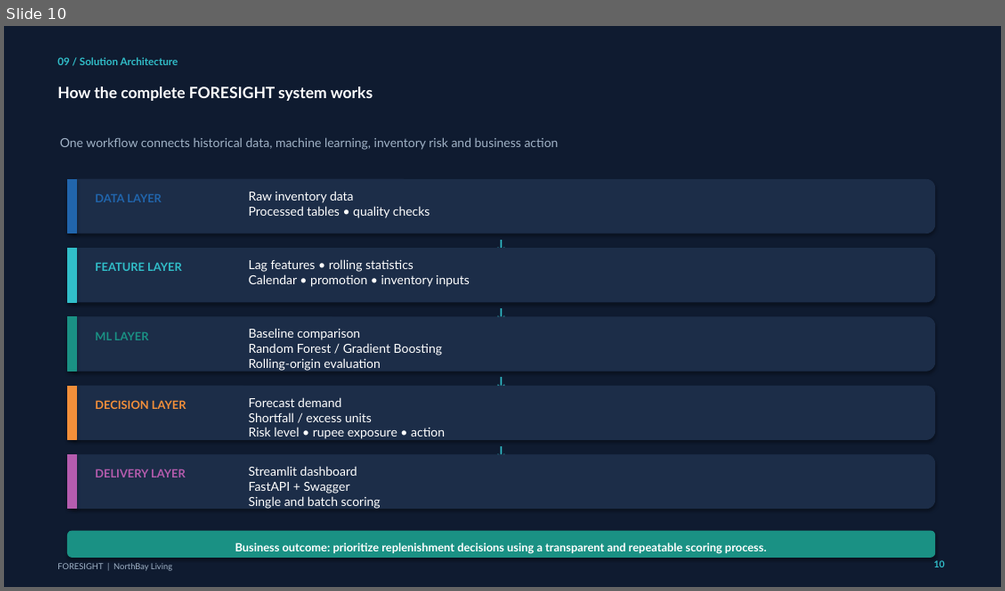
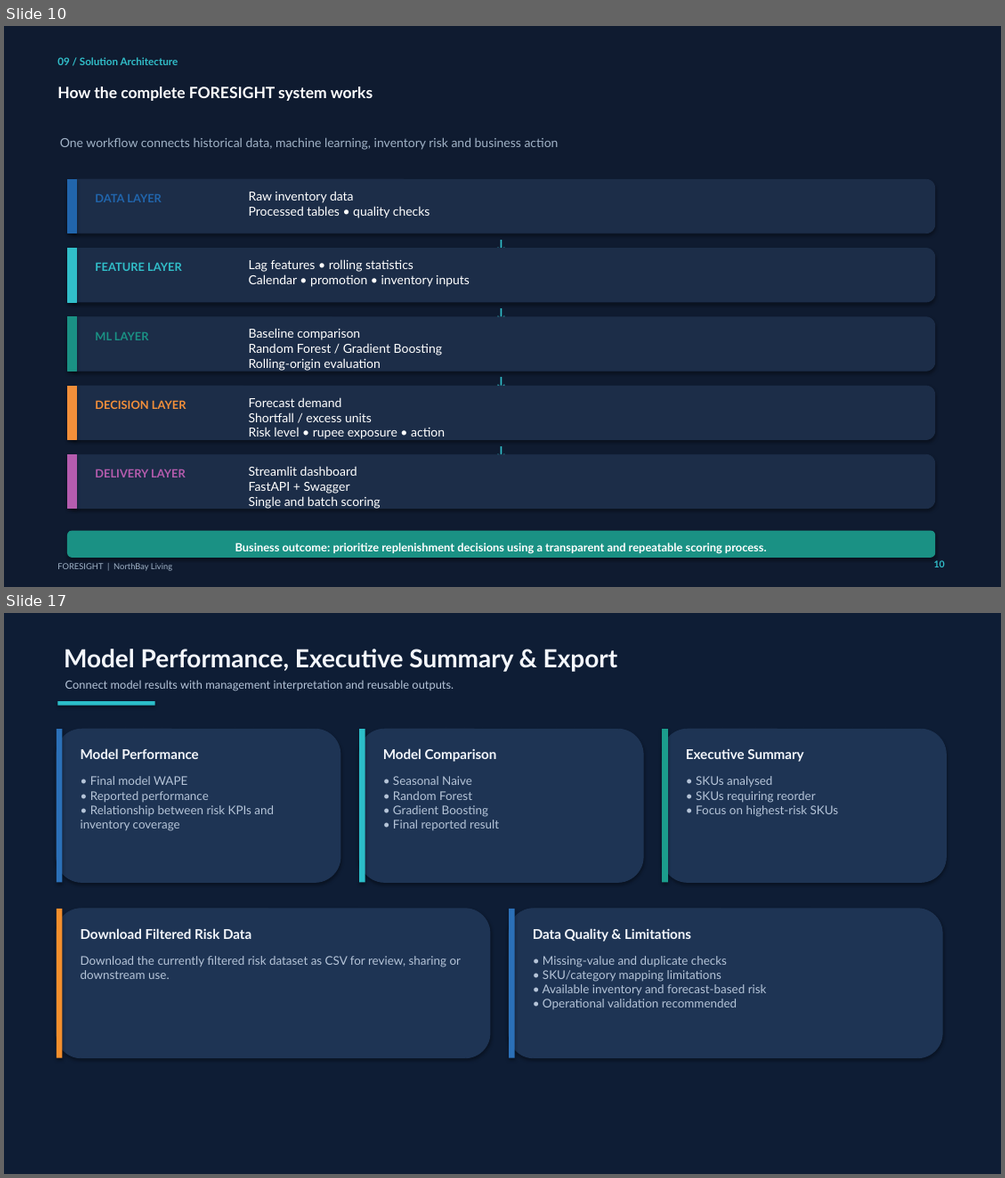
Before and after one commit to Abhi7012000/FORESIGHT, a slide deck: reports/FORESIGHT_REPORT.pptx. Shown one above the other, each under a label of ours: slide 10 before the commit, slides 10 and 17 after it; the slides between them are not shown. The pictures are 1005x591 and 1005x1178 pixels, drawn with LibreOffice and Linux fonts; fonts in the diff are those of the drawing. Boxes give left, top, right and bottom in pixels: in the first picture for what was removed or moved away, otherwise in the second. Text is boxed around its words. In the diff, an @@ line names an element or a change of style, - is before the commit and + after.

Commit message:
Update FORESIGHT report with dashboard upload capability

```diff
--- a/reports/FORESIGHT_REPORT.pptx
+++ b/reports/FORESIGHT_REPORT.pptx
@@ slide 17 added at <box>4,613,1001,1174</box>, background #0E1D35 @@
@@ text added at <box>64,649,618,672</box>, 24 pt, text #F4F7FC, bold @@
+Model Performance, Executive Summary & Export
@@ text added at <box>65,680,453,691</box>, 11 pt, text #B5C4D8 @@
+Connect model results with management interpretation and reusable outputs.
@@ rectangle added at <box>57,701,155,706</box>, fill #2CBEC9 @@
@@ rounded rectangle added at <box>57,729,340,882</box>, fill #1E3454, outline #1E3454 0.75 pt @@
@@ rectangle added at <box>57,729,63,882</box>, fill #2B70B8 @@
@@ rounded rectangle added at <box>359,729,643,882</box>, fill #1E3454, outline #1E3454 0.75 pt @@
@@ rectangle added at <box>359,729,365,882</box>, fill #2CBEC9 @@
@@ rounded rectangle added at <box>662,729,947,882</box>, fill #1E3454, outline #1E3454 0.75 pt @@
@@ rectangle added at <box>662,729,668,882</box>, fill #1B9D8C @@
@@ text added at <box>81,748,198,759</box>, 13 pt, text #F4F7FC, bold @@
+Model Performance
@@ text added at <box>383,748,497,762</box>, 13 pt, text #F4F7FC, bold @@
+Model Comparison
@@ text added at <box>686,749,803,762</box>, 13 pt, text #F4F7FC, bold @@
+Executive Summary
@@ text added at <box>81,776,274,831</box>, 11.5 pt, text #B5C4D8 @@
+• Final model WAPE
+• Reported performance
+• Relationship between risk KPIs and inventory coverage
@@ text added at <box>393,776,499,830</box>, 11.5 pt, text #B5C4D8 @@
+• Seasonal Naive
+• Random Forest
+• Gradient Boosting
+• Final reported result
@@ text added at <box>696,776,839,817</box>, 11.5 pt, text #B5C4D8 @@
+• SKUs analysed
+• SKUs requiring reorder
+• Focus on highest-risk SKUs
@@ rounded rectangle added at <box>57,908,490,1058</box>, fill #1E3454, outline #1E3454 0.75 pt @@
@@ rectangle added at <box>57,908,63,1058</box>, fill #F48F2D @@
@@ text added at <box>81,928,251,939</box>, 13 pt, text #F4F7FC, bold @@
+Download Filtered Risk Data
@@ rounded rectangle added at <box>509,908,942,1058</box>, fill #1E3454, outline #1E3454 0.75 pt @@
@@ rectangle added at <box>509,908,515,1058</box>, fill #2B70B8 @@
@@ text added at <box>533,928,691,941</box>, 13 pt, text #F4F7FC, bold @@
+Data Quality & Limitations
@@ text added at <box>81,956,461,979</box>, 11.5 pt, text #B5C4D8 @@
+Download the currently filtered risk dataset as CSV for review, sharing or downstream use.
@@ text added at <box>542,956,767,1009</box>, 11.5 pt, text #B5C4D8 @@
+• Missing-value and duplicate checks
+• SKU/category mapping limitations
+• Available inventory and forecast-based risk
+• Operational validation recommended
```
Also in this commit, not shown: 2 slides changed, 7 other slides added.
